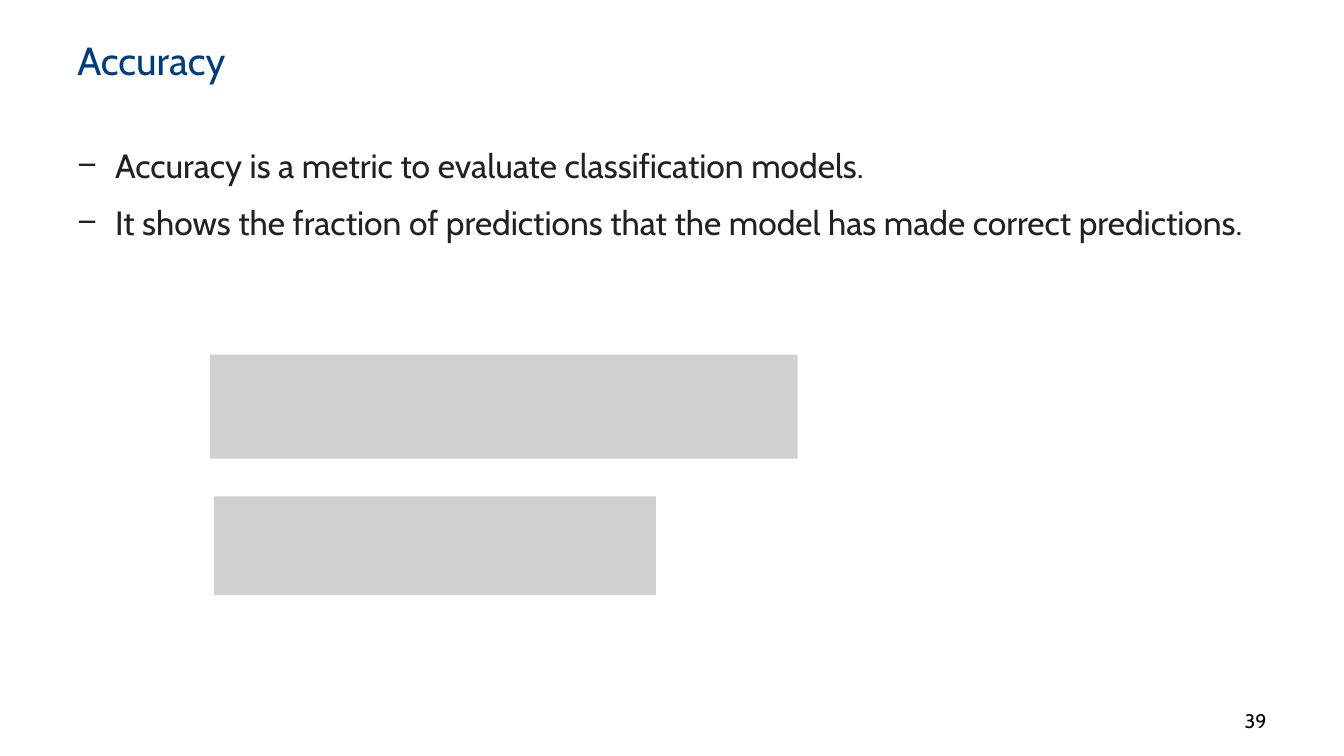
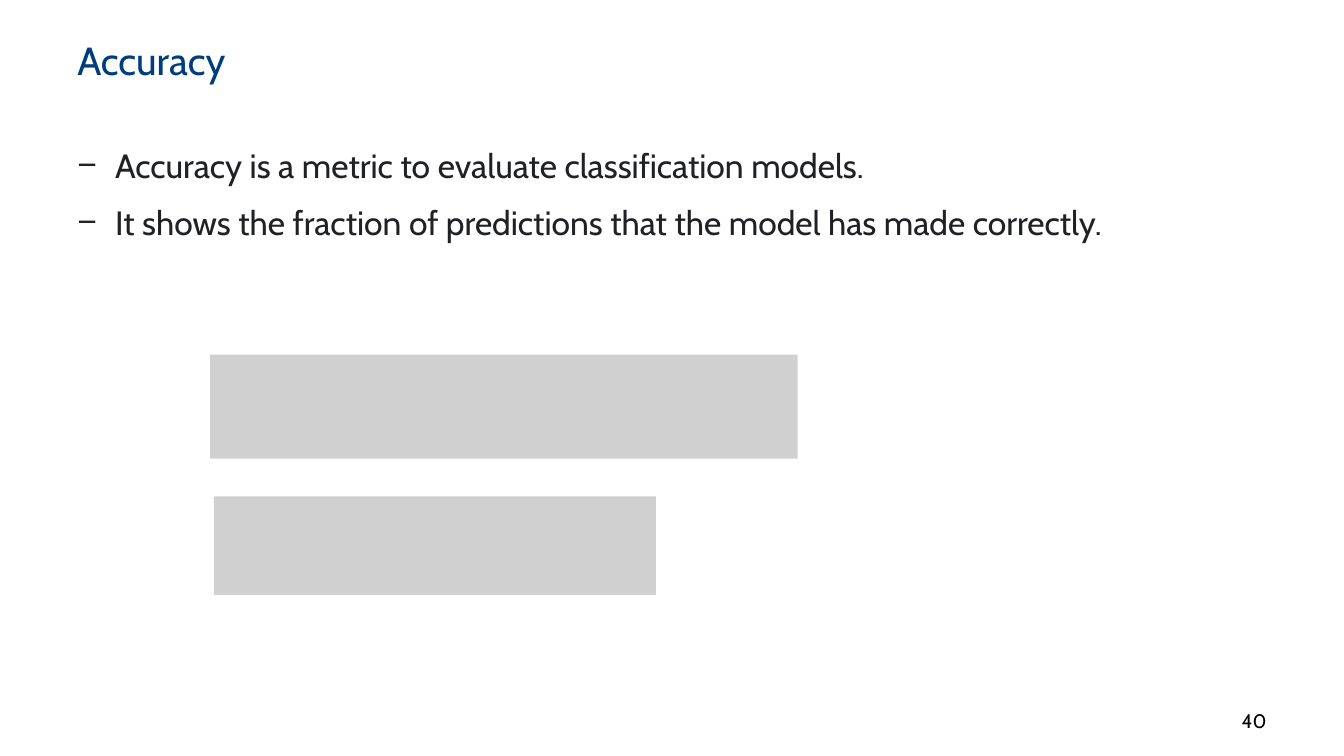
Before and after one commit to ML4NS/ml4ns.github.io, a slide deck: slide 40 of slides/04- Bayesian models/ML4NuerScience_BayesianModels.pptx (slide 39 before the commit). Drawn at 1344x756 pixels with LibreOffice and Linux fonts; fonts in the diff are those of the drawing; grey boxes stand for pictures; background and template pictures are left out. Boxes give left, top, right and bottom in pixels: in the first picture for what was removed or moved away, otherwise in the second. Text is boxed around its words. In the diff, an @@ line names an element or a change of style, - is before the commit and + after.

```diff
--- a/slides/04- Bayesian models/ML4NuerScience_BayesianModels.pptx
+++ b/slides/04- Bayesian models/ML4NuerScience_BayesianModels.pptx
@@ text at [115, 209, 1102, 243]: text changed @@
-− It shows the fraction of predictions that the model has made correct predictions.
+− It shows the fraction of predictions that the model has made correctly.
@@ page number at [1242, 714, 1267, 729]: text changed @@
-39
+40
```
Also in this commit, not shown: 26 other slides changed, 2 slides added, 1 other file.
